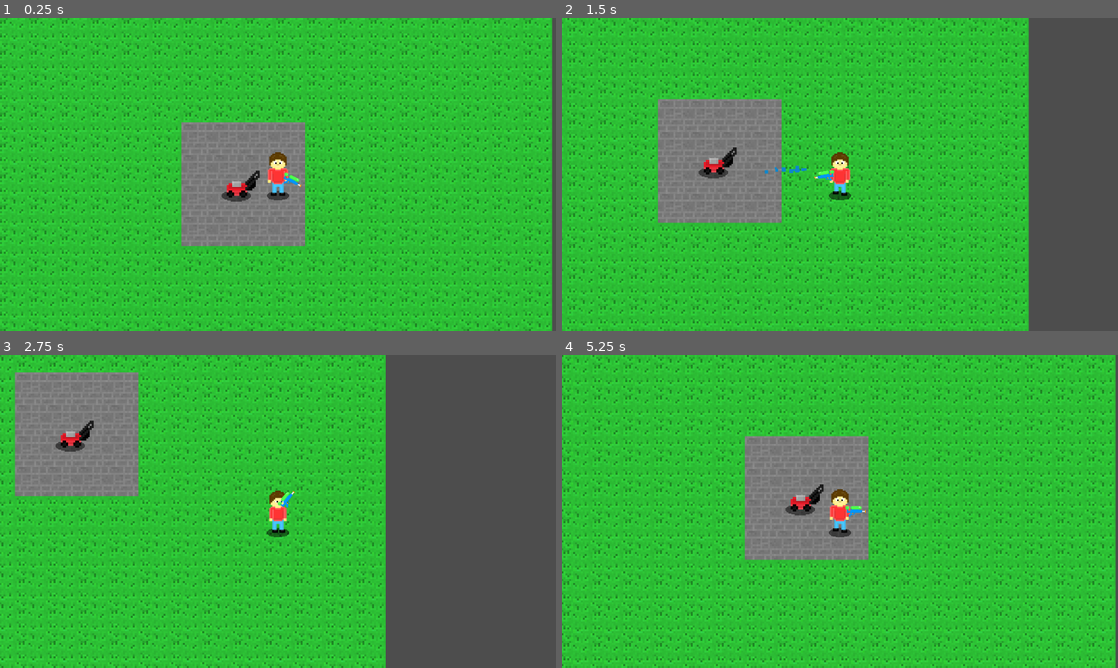
Above: before the commit, frames 1-4 (two rows, left to right).
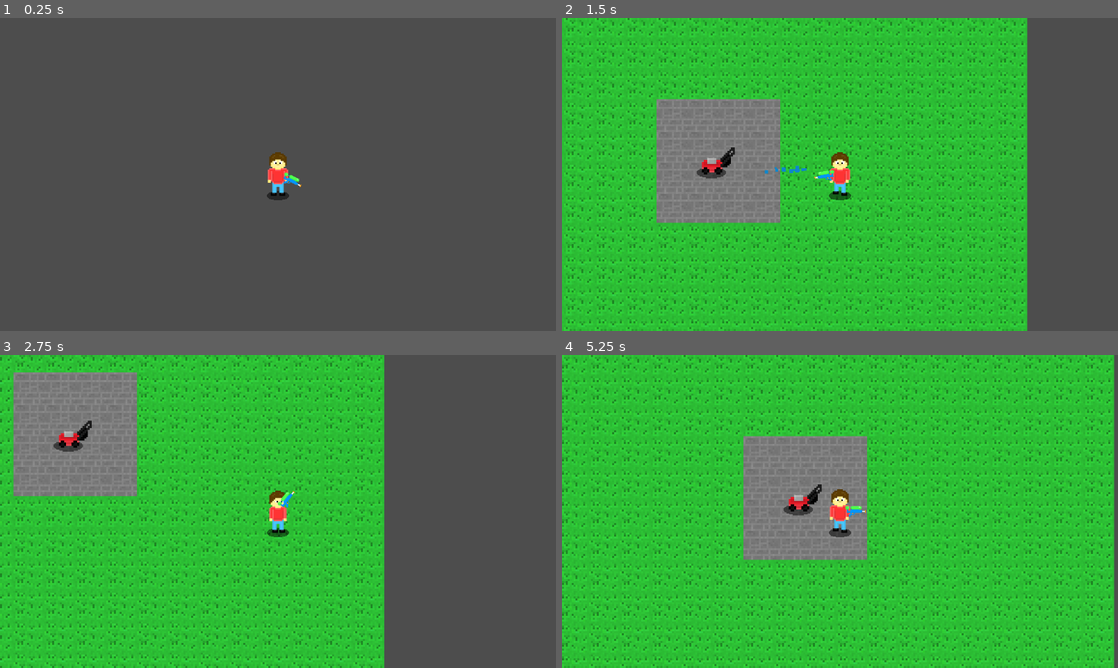
Above: after the commit, the same moments.

Repository: Birb-Games/the-legend-of-the-lawns
Game: Godot game, scene res://scenes/main.tscn
The game is run twice, just before and just after one commit, with the same random seed, the same clock (stepped at 60 frames per second) and the same inputs.
Inputs (mouse positions are in pixels of both pictures, inside the frame that each line leads up to):
- Up to frame 1 (0.25 s): no input
- Up to frame 2 (1.5 s): move the mouse to (962, 158) at 0.52 s; hold D (move_right) 0.53-1.28 s; hold Space (pull) 0.53-1.28 s; click (962, 158) at 0.8 s; move the mouse to (728, 190) at 1.27 s; hold S (move_down) from 1.28 s (still down); click (728, 190) at 1.35 s
- Up to frame 3 (2.75 s): tap Space (pull) at 1.55 s; move the mouse to (333, 442) at 2.02 s; release S (move_down) at 2.03 s; hold D (move_right) from 2.03 s (still down); hold Space (pull) from 2.03 s (still down); click (333, 442) at 2.3 s
- Up to frame 4 (5.25 s): move the mouse to (812, 574) at 2.77 s; release D (move_right) at 2.78 s; release Space (pull) at 2.78 s; hold W (move_up) 2.78-3.53 s; click (812, 574) at 2.85 s; tap Space (pull) at 3.05, 4.55 s; move the mouse to (1006, 558) at 3.52 s; hold Space (pull) 3.53-4.28 s; hold A (move_left) 3.53-5.03 s; click (1006, 558) at 3.8 s; move the mouse to (673, 464) at 4.27 s; click (673, 464) at 4.35 s; move the mouse to (867, 511) at 5.02 s; hold S (move_down) from 5.03 s (still down); hold Space (pull) from 5.03 s (still down)

The runs differ from the first frame. In frame 1, 99% of the frame differs, in the area x 0-100%, y 0-100%; in frame 2, 13%; in frame 3, 10%; in frame 4, 15%.

Commit message:
Added level loading prototype

Diff:
--- a/scenes/lawnmower.tscn
+++ b/scenes/lawnmower.tscn
@@ -46,6 +46,7 @@
 size = Vector2(18, 14)
 
 [node name="Lawnmower" type="RigidBody2D" groups=["lawnmower"]]
+z_index = 1
 collision_layer = 6
 gravity_scale = 0.0
 lock_rotation = true
--- a/scenes/main.tscn
+++ b/scenes/main.tscn
@@ -1,20 +1,14 @@
-[gd_scene load_steps=4 format=3 uid="uid://deycsrxnsbm3q"]
+[gd_scene load_steps=3 format=3 uid="uid://deycsrxnsbm3q"]
 
+[ext_resource type="Script" uid="uid://dmiseibcivbxw" path="res://scripts/main.gd" id="1_jyhfs"]
 [ext_resource type="PackedScene" uid="uid://bs3x6d08che1a" path="res://scenes/player.tscn" id="1_o5qli"]
-[ext_resource type="PackedScene" uid="uid://dxpn5t34f6wkw" path="res://scenes/lawn.tscn" id="1_sugp2"]
-[ext_resource type="PackedScene" uid="uid://dyquswmvbbgde" path="res://scenes/lawnmower.tscn" id="2_0wfyh"]
 
 [node name="Main" type="Node2D"]
-
-[node name="Lawn" parent="." node_paths=PackedStringArray("lawnmower") instance=ExtResource("1_sugp2")]
-lawnmower = NodePath("../Lawnmower")
-
-[node name="Lawnmower" parent="." node_paths=PackedStringArray("player") instance=ExtResource("2_0wfyh")]
-player = NodePath("../Player")
+script = ExtResource("1_jyhfs")
 
 [node name="Player" parent="." node_paths=PackedStringArray("lawnmower") instance=ExtResource("1_o5qli")]
 position = Vector2(18, -5)
-lawnmower = NodePath("../Lawnmower")
+lawnmower = NodePath("")
 
 [node name="Camera2D" type="Camera2D" parent="Player"]
 zoom = Vector2(4, 4)
--- a/scenes/player.tscn
+++ b/scenes/player.tscn
@@ -234,7 +234,7 @@
 color = Color(0.054902, 0.529412, 0.8, 1)
 
 [node name="Player" type="CharacterBody2D" node_paths=PackedStringArray("water_gun") groups=["player"]]
-z_index = 1
+z_index = 2
 script = ExtResource("1_g2els")
 water_gun = NodePath("WaterGun")
 
--- a/scripts/lawn.gd
+++ b/scripts/lawn.gd
@@ -1,6 +1,6 @@
 extends Node2D
 
-@export var lawnmower: RigidBody2D
+@onready var lawnmower: RigidBody2D = $/root/Main/Lawnmower
 
 # Mows a grass tile
 func mow_tile(pos: Vector2i):
--- a/scripts/lawnmower.gd
+++ b/scripts/lawnmower.gd
@@ -2,7 +2,7 @@
 
 var dir: String = "left"
 var intersecting_player: bool = false
-@export var player: CharacterBody2D
+@onready var player: CharacterBody2D = $/root/Main/Player
 
 func _ready() -> void:
 	$Shadows/ShadowLeft.show()
--- /dev/null
+++ b/scripts/main.gd
@@ -0,0 +1,12 @@
+extends Node2D
+
+var lawns: Array[Node2D] = []
+var lawnmower: RigidBody2D = preload("res://scenes/lawnmower.tscn").instantiate()
+
+func _ready() -> void:
+	lawns.append(preload("res://scenes/lawn.tscn").instantiate())
+
+func _process(delta: float) -> void:
+	if Input.is_action_just_pressed("shoot"):
+		add_child(lawnmower)
+		add_child(lawns[0])
--- a/scripts/player.gd
+++ b/scripts/player.gd
@@ -40,13 +40,16 @@
 	$AnimatedSprite2D.animation = animation
 
 func can_pull() -> bool:
+	if !mower_exists():
+		return false
+
 	# Pull lawnmower with player
 	var dot_prod = (position - lawnmower.position).normalized().dot(velocity.normalized())
 	# Compare the velocity direction with the angle to the lawnmower's position, if moving directly away from mower, it can be pulled
 	var same_direction: bool = dot_prod > 0.8
 	return same_direction and $Pull.can_pull
 
-func _process(delta: float) -> void:
+func _process(_delta: float) -> void:
 	set_animation()
 
 func currently_pulling() -> bool:
@@ -79,9 +82,14 @@
 		lawnmower.linear_velocity = velocity
 		pulling = true
 	elif (Input.is_action_just_released("pull") and can_pull()) or !can_pull():
-		lawnmower.linear_velocity = Vector2.ZERO
+		if mower_exists():
+			lawnmower.linear_velocity = Vector2.ZERO
 		pulling = false
 	else:
 		pulling = false
 
 	move_and_slide()
+
+func mower_exists() -> bool:
+	lawnmower = get_node_or_null("/root/Main/Lawnmower")
+	return lawnmower != null and lawnmower.is_inside_tree()
Not shown, added: scripts/main.gd.uid
